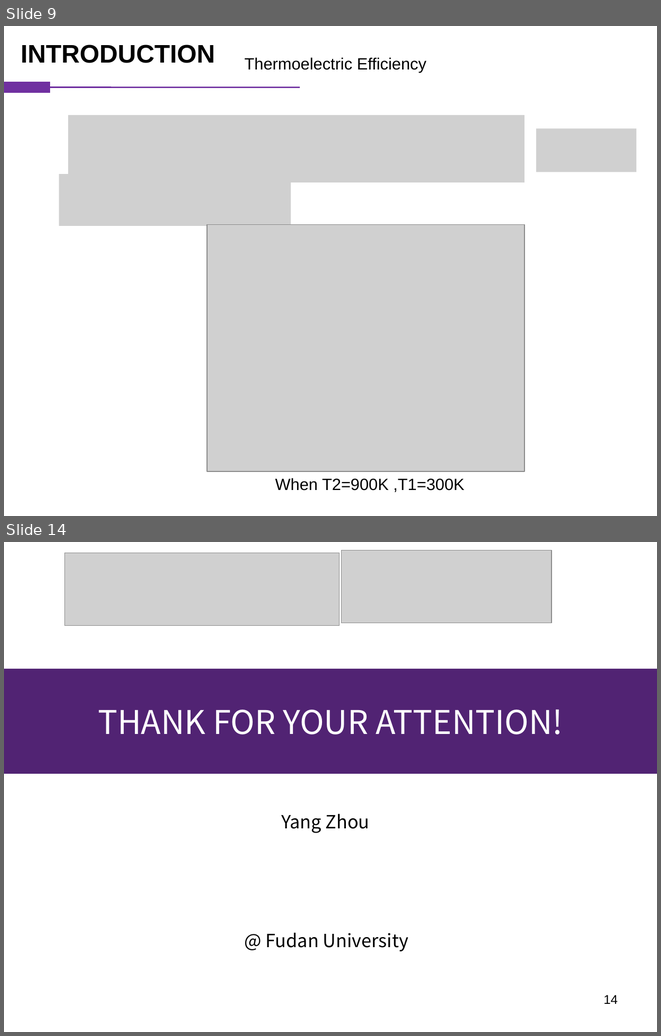
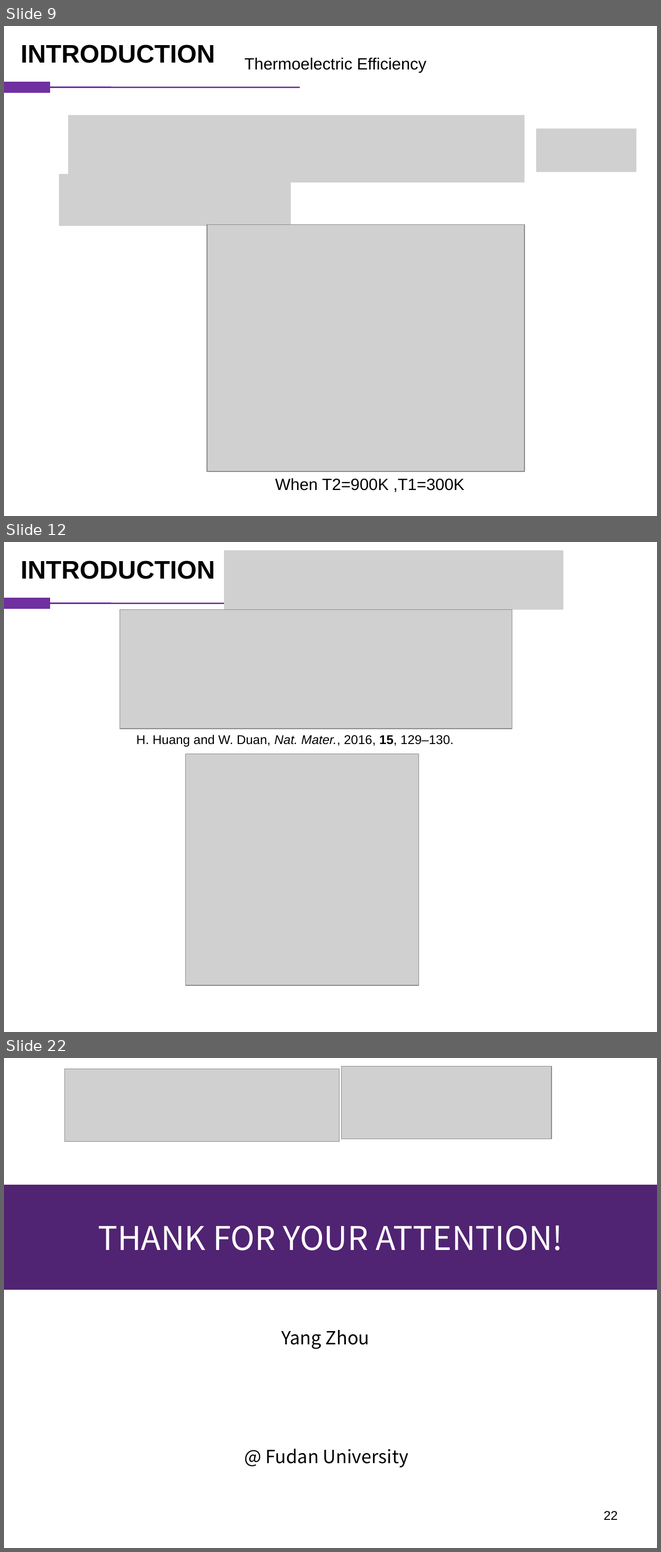
Before and after one commit to vanceeasleaf/paper_bi4i4, a slide deck: bi4i4.pptx. Shown one above the other, each under a label of ours: slides 9 and 14 before the commit, slides 9, 12 and 22 after it; the slides between them are not shown. The pictures are 661x1036 and 661x1552 pixels, drawn with LibreOffice and Linux fonts; fonts in the diff are those of the drawing; grey boxes stand for pictures. Boxes give left, top, right and bottom in pixels: in the first picture for what was removed or moved away, otherwise in the second. Text is boxed around its words. In the diff, an @@ line names an element or a change of style, - is before the commit and + after.

```diff
--- a/bi4i4.pptx
+++ b/bi4i4.pptx
@@ slide 12 added at [4, 542, 657, 1032], background #FFFFFF @@
@@ picture added at [224, 550, 564, 610] @@
@@ text added at [20, 561, 215, 579], 28 pt, text #000000, bold @@
+INTRODUCTION
@@ rectangle added at [4, 598, 50, 609], fill #7030A0, outline #7030A0 0.75 pt @@
@@ line added from (300, 603) to (50, 603), #7030A0 1.5 pt @@
@@ picture added at [120, 610, 512, 729] @@
@@ text added at [136, 734, 453, 747], 14 pt, text #000000 @@
+H. Huang and W. Duan, Nat. Mater., 2016, 15, 129–130.
@@ picture added at [185, 753, 418, 986] @@
@@ what was slide 14 is now slide 22 @@
@@ page number at [603, 1511, 618, 1520]: text changed @@
-14
+22
```
Also in this commit, not shown: 4 slides changed, 7 other slides added.
